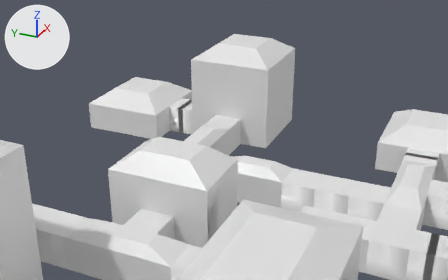
One commit to the FBX model Assets/Models/forgotten_lair_of_the_silent_general.fbx: the scene before it, then after it.
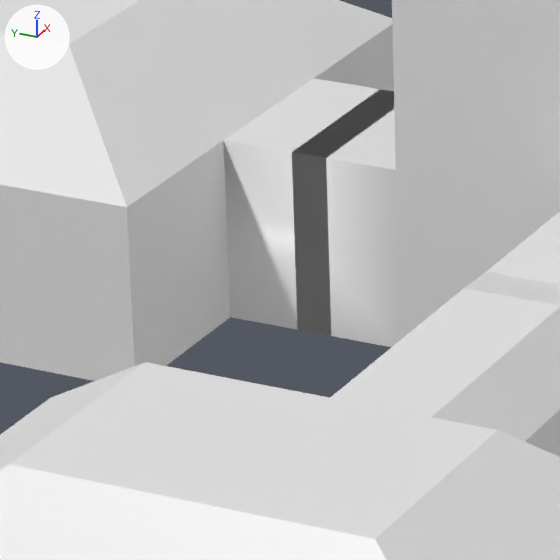
Each version appears first from a 50 mm lens placed at (-12.47, 19.92, 9.76), pointed at (7.74, 29.01, -0.35), and next in a close-up on the part from 31% to 48% of the width and 31% to 58% of the height. Lighting does not change. The marker at upper left points along +X, +Y and +Z. Vertices at the same position are counted once.

The first close-up shows 'Room_0_26', 'Room_3_28', 'Room_6_28', 'Room_6_31', 'Room_7_27', 'Room_7_30'.
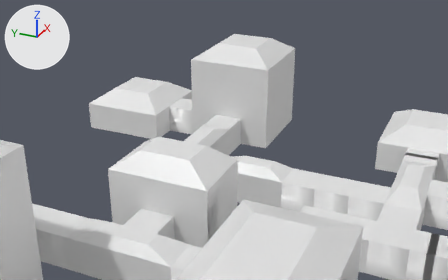
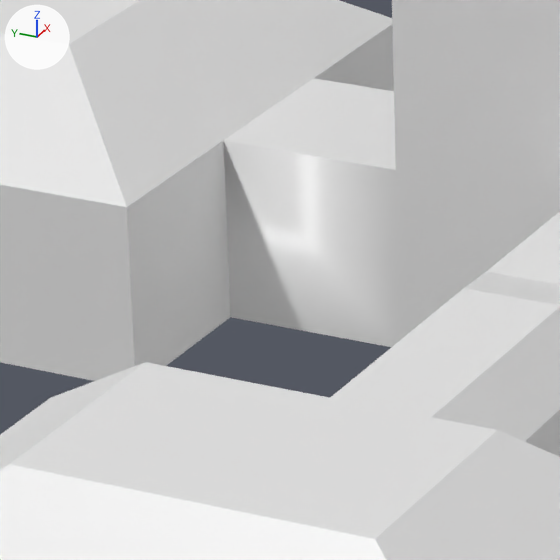
Boxes [x1, y1, x2, y2] around the edits, measured in the close-ups (560 x 560 px):
part 1 of me_plane_2192, deleted
    before: [292, 89, 394, 336]

Diff of the bpy script that builds the scene:
```diff
--- a/Assets/Models/forgotten_lair_of_the_silent_general.fbx.py
+++ b/Assets/Models/forgotten_lair_of_the_silent_general.fbx.py
@@ me_plane_2192 @@
 me_plane_2192.from_pydata(...)  # 28 vertices, 14 faces; spans x -0.5..0.5, y -0.5..0.5, z 0.0..1.0
 # used by ob_room_7_30; location = (7.5, 30.5, 0.0)
+# me_plane_2192 part 1: the loose piece of 16 vertices spanning x -0.5..0.5, y -0.1..0.1, z 0.0..1.0 is deleted
 me_plane_2192.materials.append(mat_floormaterial_004)
```
